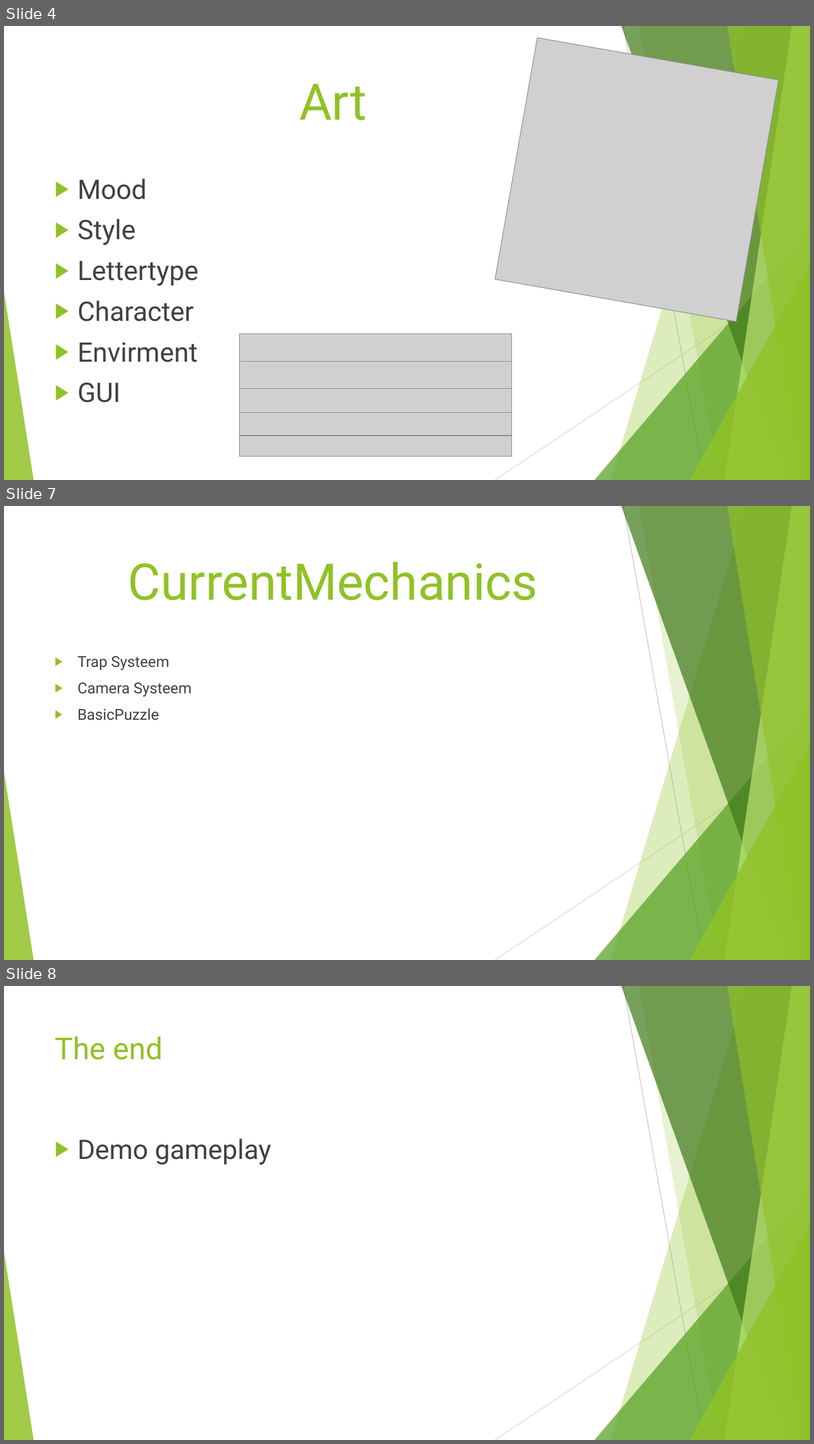
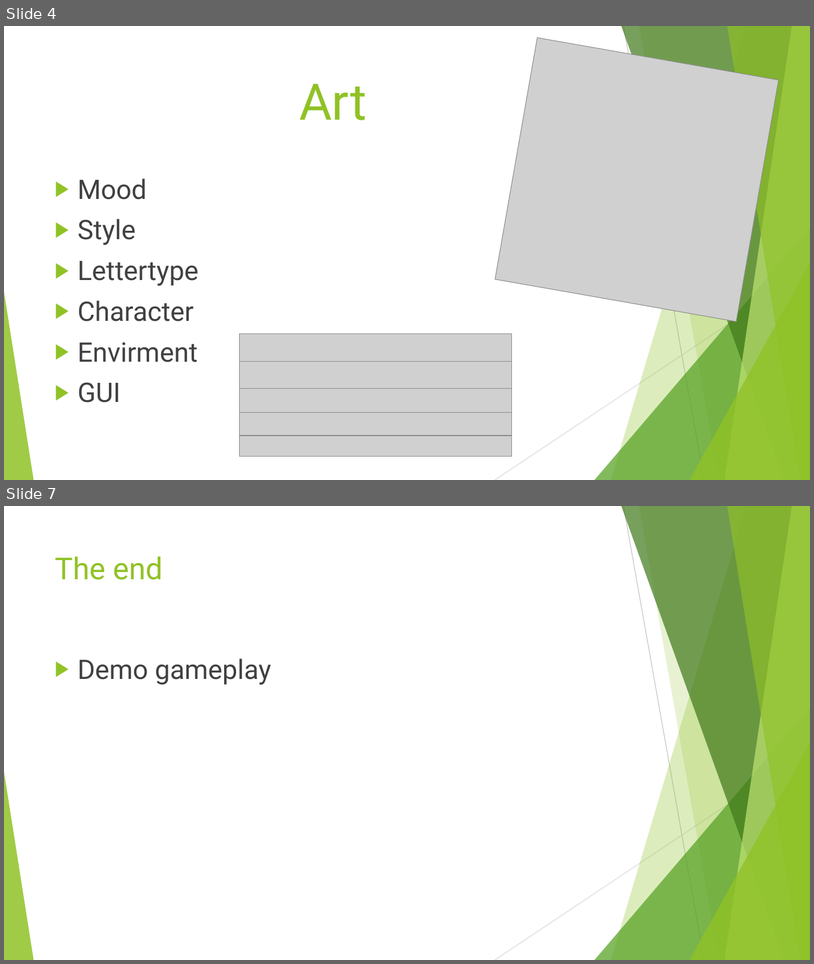
Before and after one commit to PeterBosDeltion/IndianaBonesRepo, a slide deck: IndianaBones.pptx. Shown one above the other, each under a label of ours: slides 4, 7 and 8 before the commit, slides 4 and 7 after it; the slides between them are not shown. The pictures are 814x1444 and 814x964 pixels, drawn with LibreOffice and Linux fonts; fonts in the diff are those of the drawing; grey boxes stand for pictures. Boxes give left, top, right and bottom in pixels: in the first picture for what was removed or moved away, otherwise in the second. Text is boxed around its words. In the diff, an @@ line names an element or a change of style, - is before the commit and + after.

```diff
--- a/IndianaBones.pptx
+++ b/IndianaBones.pptx
@@ slide 7 removed at [4,506,810,960], background #FFFFFF; not listed: 10 template elements that a slide beside it also shows @@
@@ title removed at [128,562,538,600] @@
-CurrentMechanics
@@ text removed at [78,656,192,720] @@
-▶ Trap Systeem
-▶ Camera Systeem
-▶ BasicPuzzle
@@ what was slide 8 is now slide 7 @@
```
Also in this commit, not shown: 2 slides changed, 1 slide added, 1 other slide removed, 1 other file.
